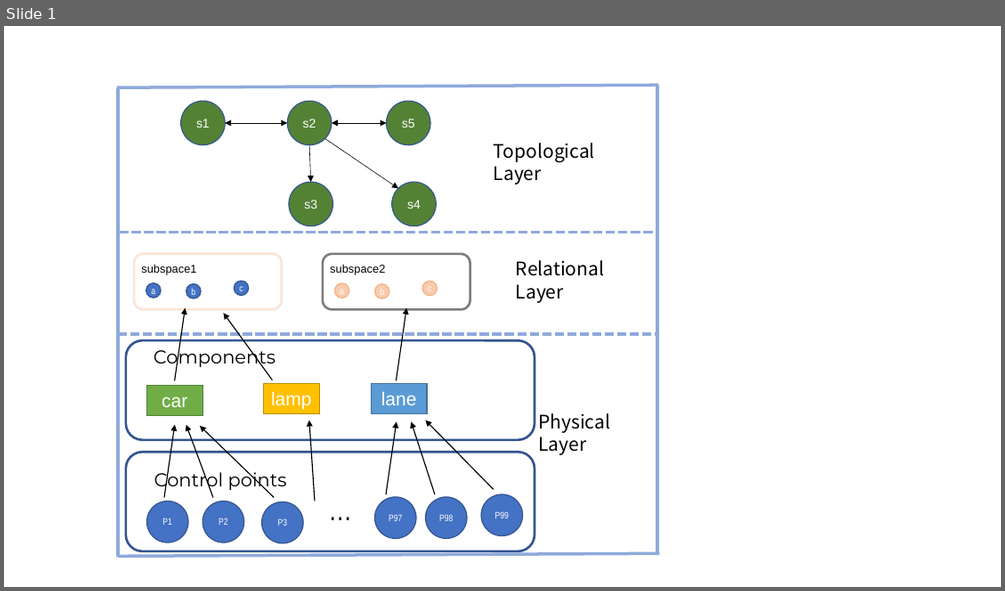
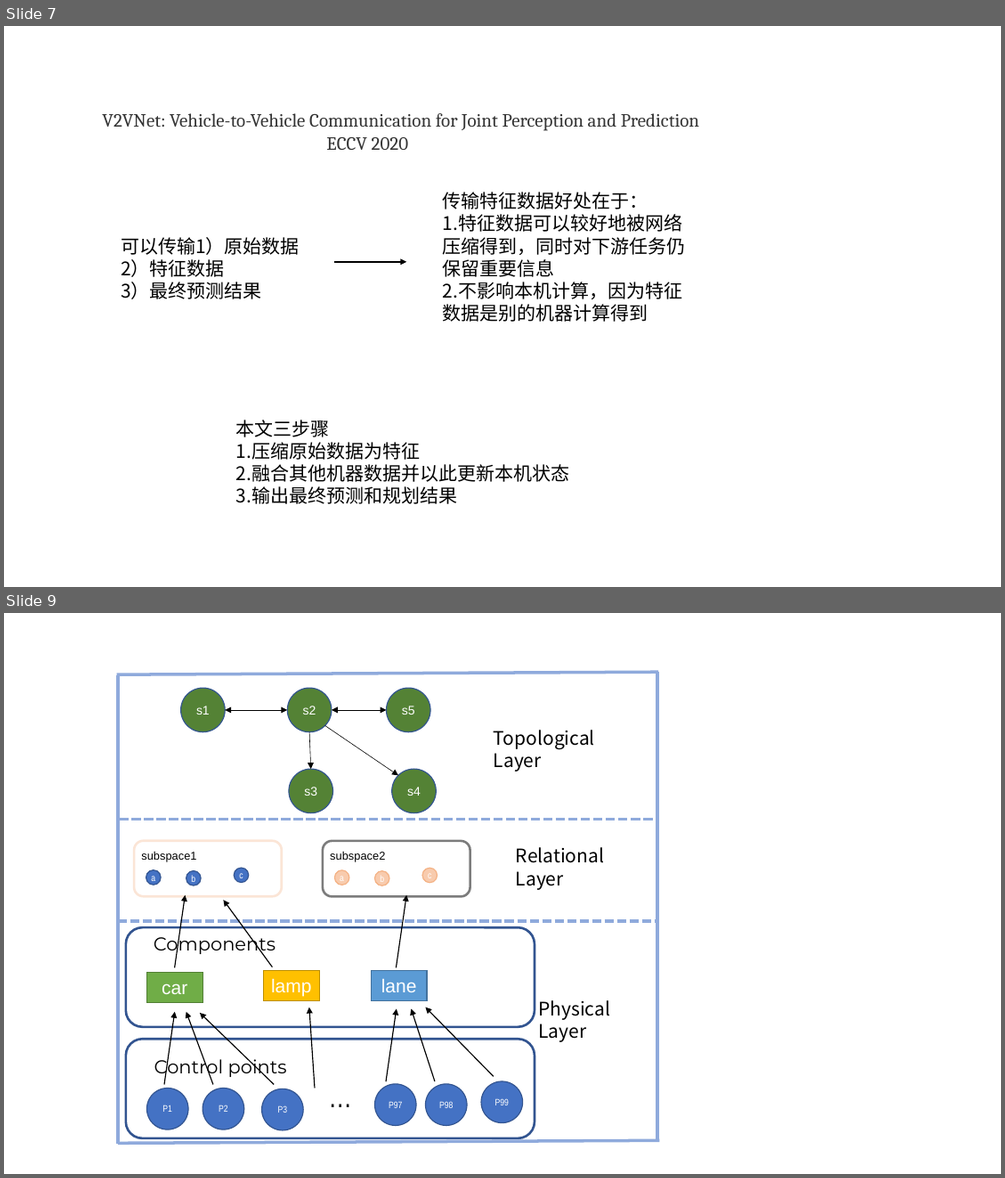
Before and after one commit to Kyrie11/hierarchicalMap, a slide deck: images.pptx. Shown one above the other, each under a label of ours: slide 1 before the commit, slides 7 and 9 after it; the slides between them are not shown. The pictures are 1005x591 and 1005x1178 pixels, drawn with LibreOffice and Linux fonts; fonts in the diff are those of the drawing. Boxes give left, top, right and bottom in pixels: in the first picture for what was removed or moved away, otherwise in the second. Text is boxed around its words. In the diff, an @@ line names an element or a change of style, - is before the commit and + after.

```diff
--- a/images.pptx
+++ b/images.pptx
@@ slide 7 added at (x1=4, y1=26, x2=1001, y2=587), background #FFFFFF @@
@@ text added at (x1=102, y1=113, x2=699, y2=150), 18 pt, text #333333 @@
+V2VNet: Vehicle-to-Vehicle Communication for Joint Perception and Prediction
+ECCV 2020
@@ text added at (x1=443, y1=192, x2=686, y2=321), 18 pt, text #000000 @@
+传输特征数据好处在于：
+1.特征数据可以较好地被网络压缩得到，同时对下游任务仍保留重要信息
+2.不影响本机计算，因为特征数据是别的机器计算得到
@@ text added at (x1=121, y1=237, x2=299, y2=299), 18 pt, text #000000 @@
+可以传输1）原始数据
+2）特征数据
+3）最终预测结果
@@ arrow added from (334, 262) to (406, 262), #000000 1.5 pt @@
@@ text added at (x1=236, y1=419, x2=569, y2=504), 18 pt, text #000000 @@
+本文三步骤
+1.压缩原始数据为特征
+2.融合其他机器数据并以此更新本机状态
+3.输出最终预测和规划结果
@@ what was slide 1 is now slide 9 @@
```
Also in this commit, not shown: 1 slide changed, 16 other slides added, 2 other files.
